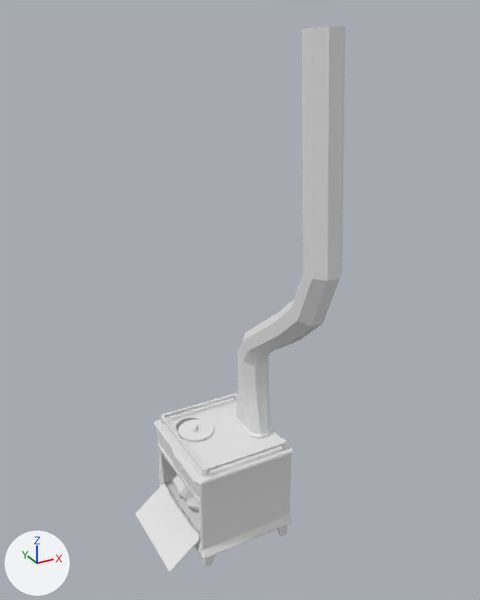
The OBJ model Assets/Art/Textureless/woodburning_stove/woodburning_stove.obj: old version first, new version second.
Before and after are seen from a camera (50 mm lens) standing at (-21.8, -45.5, 45.5) and looking at (1.7, -2.9, 24.1). The axes (+X, +Y, +Z) are drawn at lower left. The lights are the same throughout. The picture after the commit comes second. Where no turn or scale is listed for an object, it has been applied to the vertices.

The scene before the commit, as lines of its bpy script (objects in view):
```python
me_body_stove = bpy.data.meshes.new('body_stove')
me_body_stove.from_pydata(...)  # 330 vertices, 269 faces; spans x -3.35..6.03, y -5.25..5.22, z 0.05..9.63
me_chimney_stove = bpy.data.meshes.new('chimney_stove')
me_chimney_stove.from_pydata(...)  # 80 vertices, 74 faces; spans x 3.3..5.9, y -11.0..2.2, z 9.6..44.4
me_fence_stove = bpy.data.meshes.new('fence_stove')
me_fence_stove.from_pydata(...)  # 92 vertices, 76 faces; spans x -2.81..5.43, y -4.7..4.66, z 9.57..10.36
me_latch_stove = bpy.data.meshes.new('latch_stove')
me_latch_stove.from_pydata(...)  # 164 vertices, 158 faces; spans x -6.11..-2.91, y -4.22..4.19, z 0.1..2.89
me_lid_stove = bpy.data.meshes.new('lid_stove')
me_lid_stove.from_pydata(...)  # 140 vertices, 108 faces; spans x -2.14..1.16, y 0.01..3.32, z 9.66..10.11
me_wood_stove = bpy.data.meshes.new('wood_stove')
me_wood_stove.from_pydata(...)  # 120 vertices, 119 faces; spans x -2.69..5.15, y -4.38..4.46, z 1.55..6.09
ob_body_stove = bpy.data.objects.new('body_stove', me_body_stove)
ob_body_stove.location = (0.0, 0.0, 0.0)
ob_chimney_stove = bpy.data.objects.new('chimney_stove', me_chimney_stove)
ob_chimney_stove.location = (0.0, 0.0, 0.0)
ob_fence_stove = bpy.data.objects.new('fence_stove', me_fence_stove)
ob_fence_stove.location = (0.0, 0.0, 0.0)
ob_latch_stove = bpy.data.objects.new('latch_stove', me_latch_stove)
ob_latch_stove.location = (0.0, 0.0, 0.0)
ob_lid_stove = bpy.data.objects.new('lid_stove', me_lid_stove)
ob_lid_stove.location = (0.0, 0.0, 0.0)
ob_wood_stove = bpy.data.objects.new('wood_stove', me_wood_stove)
ob_wood_stove.location = (0.0, 0.0, 0.0)
```
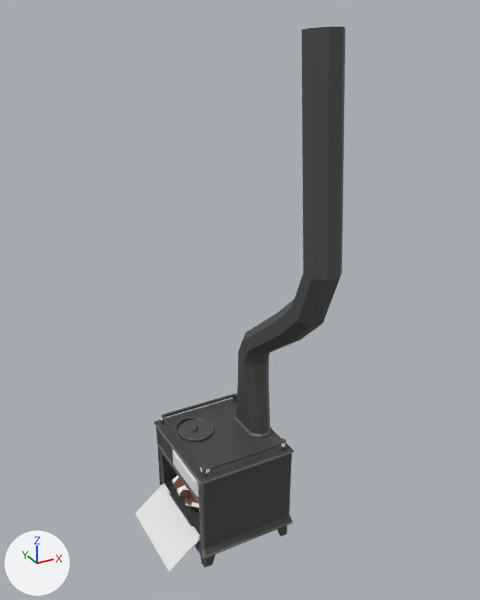
Changed parts and their boxes (x1, y1, x2, y2) in the pictures (480 x 600 px):
'chimney_stove', recoloured (white to black)
    both: (234, 26, 345, 439)
'body_stove', recoloured (white to grey)
    both: (154, 398, 294, 568)
'fence_stove', recoloured
    both: (161, 393, 286, 477)
'lid_stove', recoloured (white to grey)
    both: (178, 419, 214, 441)
'wood_stove', recoloured (white to brown)
    both: (172, 475, 199, 512)

What changed in the scene script:
```text
Add img_wood_stove_texture_png:
    img_wood_stove_texture_png = load_image('Wood Stove Texture.png', '../../Completed/Textures/Stove Textures/Wood Stove Texture.png', 2048, 2048, 'sRGB')
Add img_lid_stove_texture_png:
    img_lid_stove_texture_png = load_image('Lid Stove Texture.png', '../../Completed/Textures/Stove Textures/Lid Stove Texture.png', 2048, 2048, 'sRGB')
Add img_fence_stove_texture_png:
    img_fence_stove_texture_png = load_image('Fence Stove Texture.png', '../../Completed/Textures/Stove Textures/Fence Stove Texture.png', 2048, 2048, 'sRGB')
Add img_chimney_stove_texture_png:
    img_chimney_stove_texture_png = load_image('Chimney Stove Texture.png', '../../Completed/Textures/Stove Textures/Chimney Stove Texture.png', 2048, 2048, 'sRGB')
Add img_body_stove_texture_png:
    img_body_stove_texture_png = load_image('Body Stove Texture.png', '../../Completed/Textures/Stove Textures/Body Stove Texture.png', 2048, 2048, 'sRGB')
Add mat_material_004:
    mat_material_004 = principled_material('Material.004')
    mat_material_004.texture = img_wood_stove_texture_png
Add mat_material_005:
    mat_material_005 = principled_material('Material.005')
    mat_material_005.texture = img_lid_stove_texture_png
Add mat_material_001:
    mat_material_001 = principled_material('Material.001')
    mat_material_001.texture = img_fence_stove_texture_png
Add mat_material_002:
    mat_material_002 = principled_material('Material.002')
    mat_material_002.texture = img_chimney_stove_texture_png
Add mat_material:
    mat_material = principled_material('Material')
    mat_material.texture = img_body_stove_texture_png
Change me_body_stove:
    where me_body_stove.from_pydata(...)  # 330 vertices, 269 faces; spans x -3.35..6.03, y -5.25..5.22, z 0.05..9.63
    add me_body_stove.materials.append(mat_material)  # picture img_body_stove_texture_png
Change me_chimney_stove:
    where me_chimney_stove.from_pydata(...)  # 80 vertices, 74 faces; spans x 3.3..5.9, y -11.0..2.2, z 9.6..44.4
    add me_chimney_stove.materials.append(mat_material_002)  # picture img_chimney_stove_texture_png
Change me_fence_stove:
    where me_fence_stove.from_pydata(...)  # 92 vertices, 76 faces; spans x -2.81..5.43, y -4.7..4.66, z 9.57..10.36
    add me_fence_stove.materials.append(mat_material_001)  # picture img_fence_stove_texture_png
Change me_lid_stove:
    where me_lid_stove.from_pydata(...)  # 140 vertices, 108 faces; spans x -2.14..1.16, y 0.01..3.32, z 9.66..10.11
    add me_lid_stove.materials.append(mat_material_005)  # picture img_lid_stove_texture_png
Change me_wood_stove:
    where me_wood_stove.from_pydata(...)  # 120 vertices, 119 faces; spans x -2.69..5.15, y -4.38..4.46, z 1.55..6.09
    add me_wood_stove.materials.append(mat_material_004)  # picture img_wood_stove_texture_png
```
